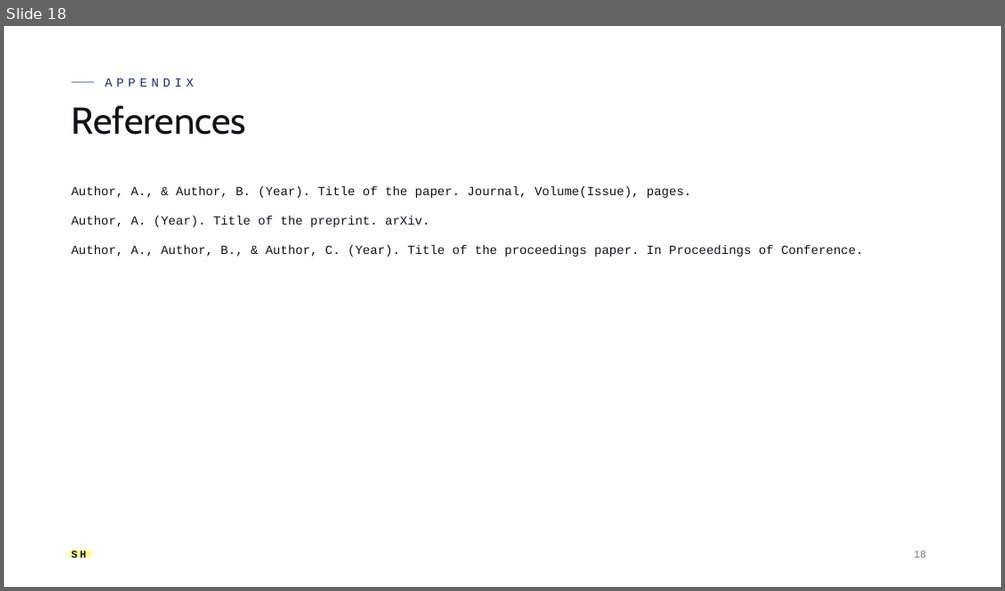
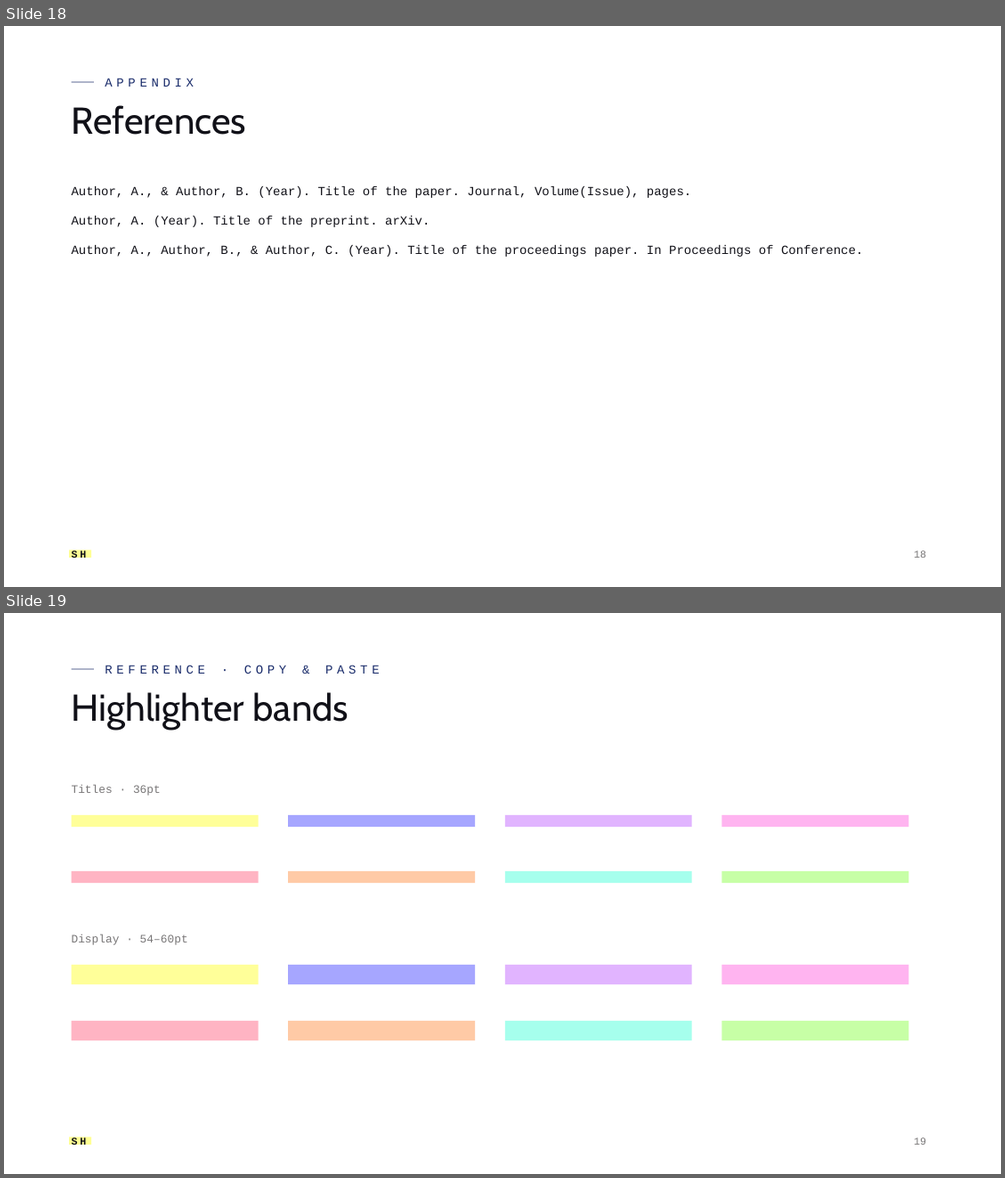
Before and after one commit to shabtastic/shabweb, a slide deck: slides/hakimi-template.pptx. Shown one above the other, each under a label of ours: slide 18 before the commit, slides 18 and 19 after it. The pictures are 1005x591 and 1005x1178 pixels, drawn with LibreOffice and Linux fonts; fonts in the diff are those of the drawing; background and template pictures are left out. Boxes give left, top, right and bottom in pixels: in the first picture for what was removed or moved away, otherwise in the second. Text is boxed around its words. In the diff, an @@ line names an element or a change of style, - is before the commit and + after.

```diff
--- a/slides/hakimi-template.pptx
+++ b/slides/hakimi-template.pptx
@@ slide 19 added at box(4, 613, 1001, 1174), background picture (left out); not listed: 3 template elements that a slide beside it also shows @@
@@ text added at box(105, 665, 380, 674), 12 pt, text #1A2C6B @@
+REFERENCE · COPY & PASTE
@@ title added at box(72, 692, 349, 730), 36 pt, text #111118 @@
+Highlighter bands
@@ text added at box(72, 785, 161, 795), 11 pt, text #787677 @@
+Titles · 36pt
@@ rectangle added at box(72, 815, 259, 827), fill #FFFF77 at 75% opacity @@
@@ rectangle added at box(288, 815, 475, 827), fill #7777FF at 65% opacity @@
@@ rectangle added at box(505, 815, 692, 827), fill #C977FF at 55% opacity @@
@@ rectangle added at box(722, 815, 909, 827), fill #FF77E4 at 55% opacity @@
@@ rectangle added at box(72, 871, 259, 883), fill #FF7792 at 55% opacity @@
@@ rectangle added at box(288, 871, 475, 883), fill #FFAE77 at 65% opacity @@
@@ rectangle added at box(505, 871, 692, 883), fill #77FFE4 at 65% opacity @@
@@ rectangle added at box(722, 871, 909, 883), fill #AAFF77 at 65% opacity @@
@@ text added at box(72, 934, 188, 945), 11 pt, text #787677 @@
+Display · 54–60pt
@@ rectangle added at box(72, 965, 259, 985), fill #FFFF77 at 75% opacity @@
@@ rectangle added at box(288, 965, 475, 985), fill #7777FF at 65% opacity @@
@@ rectangle added at box(505, 965, 692, 985), fill #C977FF at 55% opacity @@
@@ rectangle added at box(722, 965, 909, 985), fill #FF77E4 at 55% opacity @@
@@ rectangle added at box(72, 1021, 259, 1041), fill #FF7792 at 55% opacity @@
@@ rectangle added at box(288, 1021, 475, 1041), fill #FFAE77 at 65% opacity @@
@@ rectangle added at box(505, 1021, 692, 1041), fill #77FFE4 at 65% opacity @@
@@ rectangle added at box(722, 1021, 909, 1041), fill #AAFF77 at 65% opacity @@
@@ page number added at box(914, 1137, 926, 1144), 10 pt, text #787677 @@
+19
```
Also in this commit, not shown: 1 other file.
